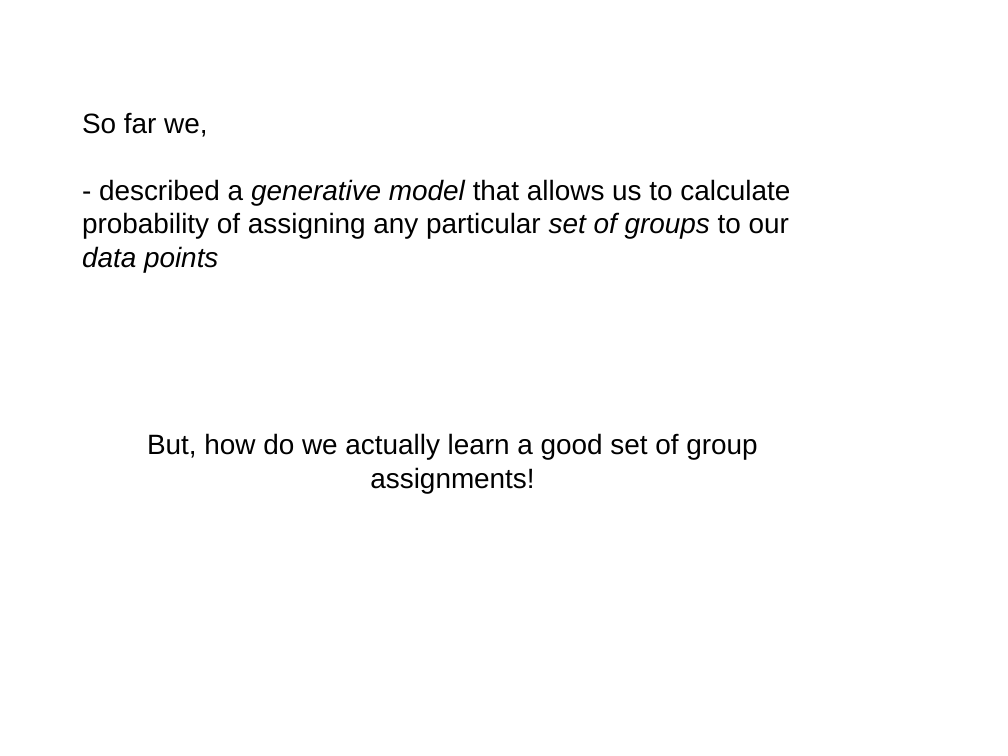
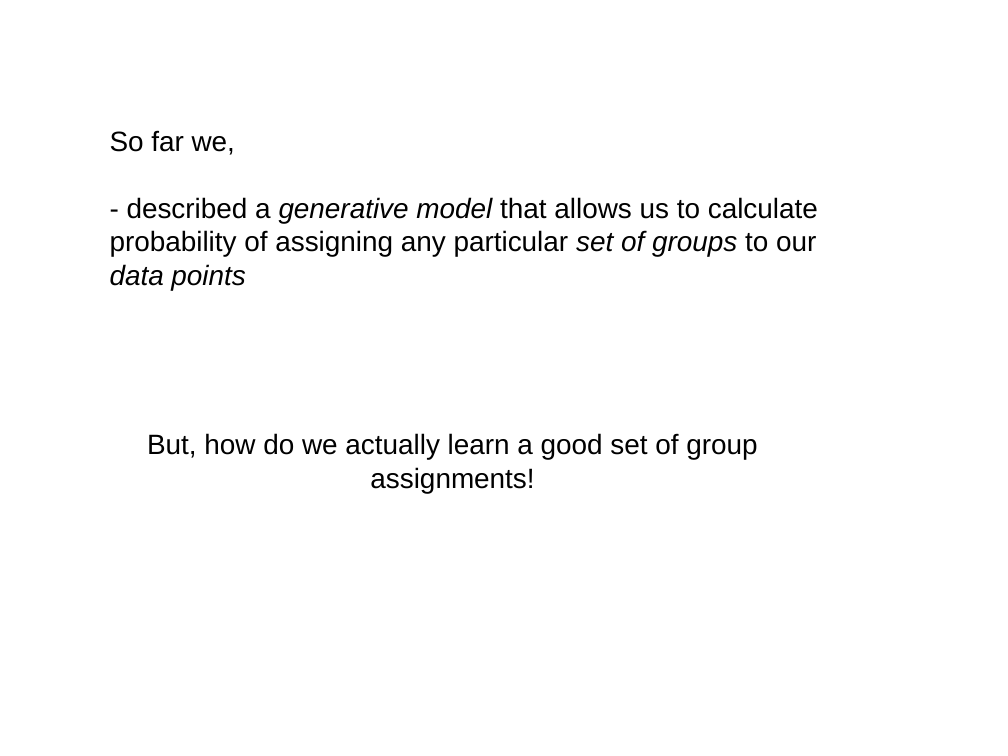
Before and after one commit to afcarl/Dirichlet_Processes, a slide deck: slide 18 of version_2.odp. Drawn at 1008x756 pixels with LibreOffice and Linux fonts; fonts in the diff are those of the drawing. Boxes give left, top, right and bottom in pixels: in the first picture for what was removed or moved away, otherwise in the second. Text is boxed around its words. In the diff, an @@ line names an element or a change of style, - is before the commit and + after.

```diff
--- a/version_2.odp
+++ b/version_2.odp
@@ text "So far we,": place and size @@
-text "So far we," at <box>82,112,790,272</box>
+text "So far we," at <box>110,130,818,290</box>
```
Also in this commit, not shown: 2 other slides changed, 1 slide added, 1 slide removed.
